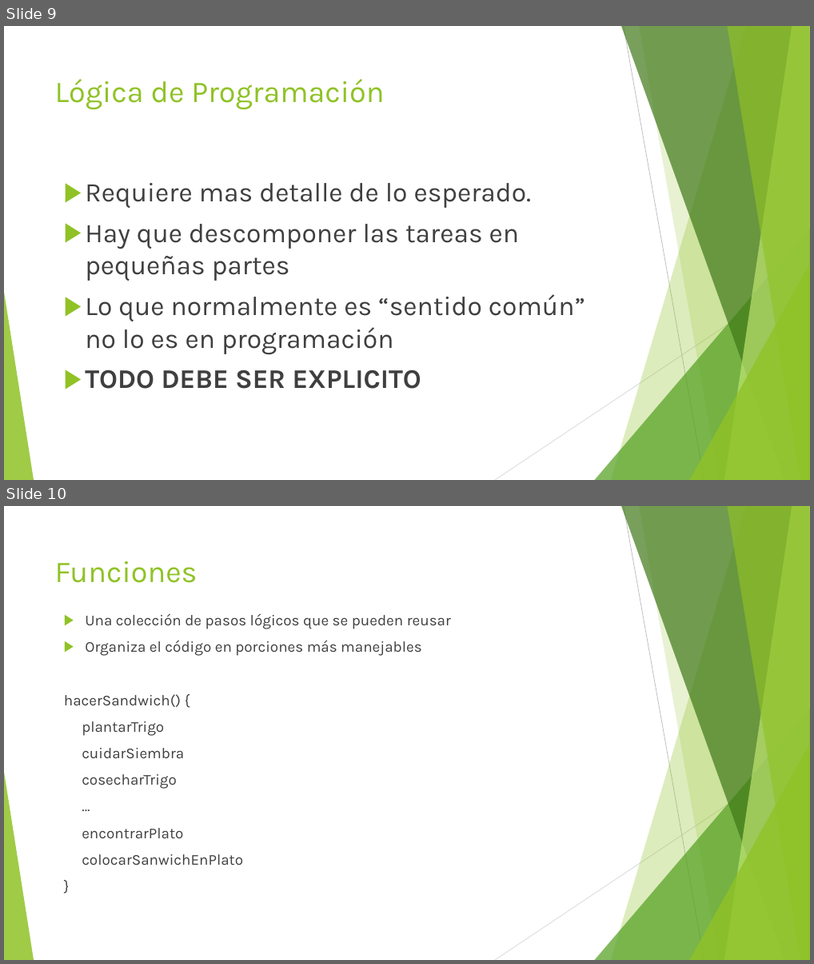
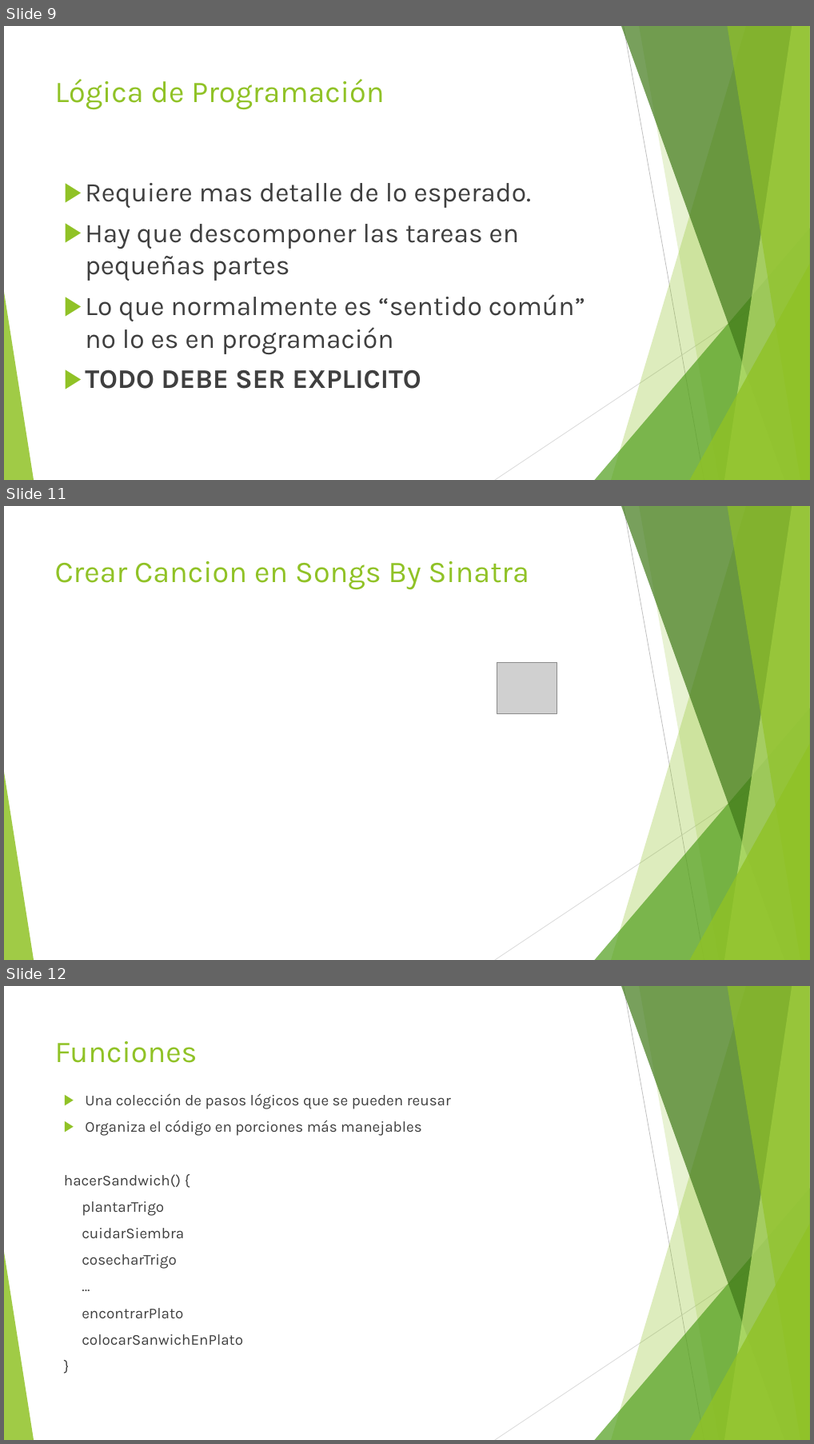
Before and after one commit to jomarnavarro/basicJava, a slide deck: Selenium, session 2.pptx. Shown one above the other, each under a label of ours: slides 9 and 10 before the commit, slides 9, 11 and 12 after it; the slides between them are not shown. The pictures are 814x964 and 814x1444 pixels, drawn with LibreOffice and Linux fonts; fonts in the diff are those of the drawing; grey boxes stand for pictures. Boxes give left, top, right and bottom in pixels: in the first picture for what was removed or moved away, otherwise in the second. Text is boxed around its words. In the diff, an @@ line names an element or a change of style, - is before the commit and + after.

```diff
--- a/Selenium, session 2.pptx
+++ b/Selenium, session 2.pptx
@@ slide 11 added at (x1=4, y1=506, x2=810, y2=960), background #FFFFFF; not listed: 10 template elements that a slide beside it also shows @@
@@ title added at (x1=55, y1=561, x2=530, y2=590), 36 pt, text #90C226 @@
+Crear Cancion en Songs By Sinatra
@@ picture added at (x1=497, y1=662, x2=558, y2=713) @@
@@ what was slide 10 is now slide 12 @@
```
Also in this commit, not shown: 6 other slides added.
